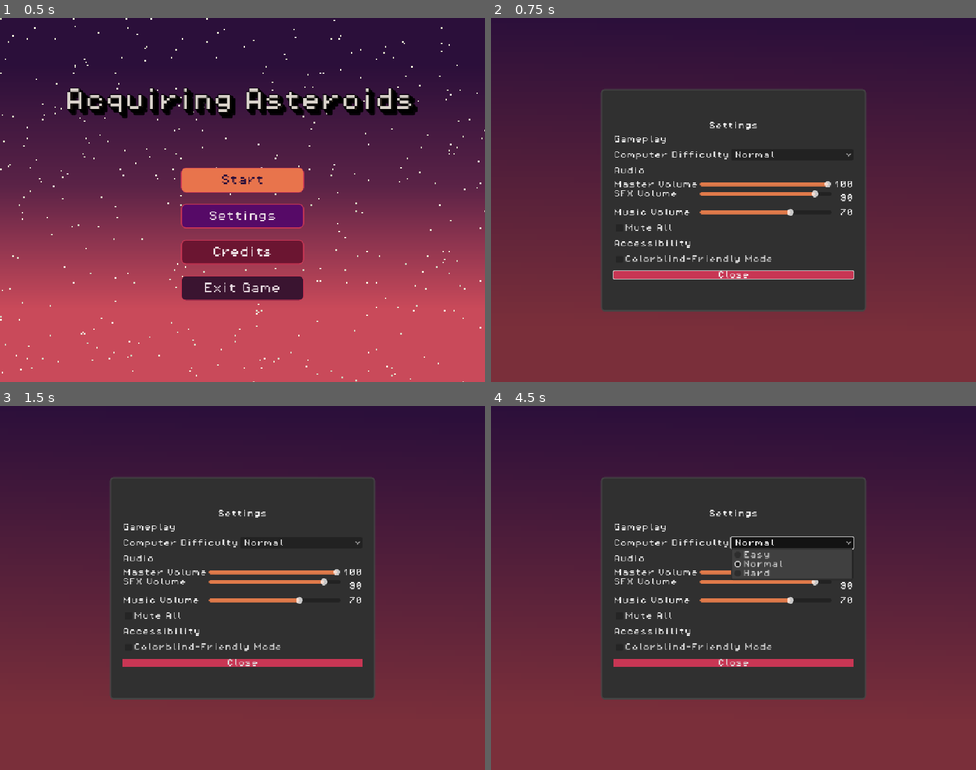
Above: before the commit, frames 1-4 (two rows, left to right).
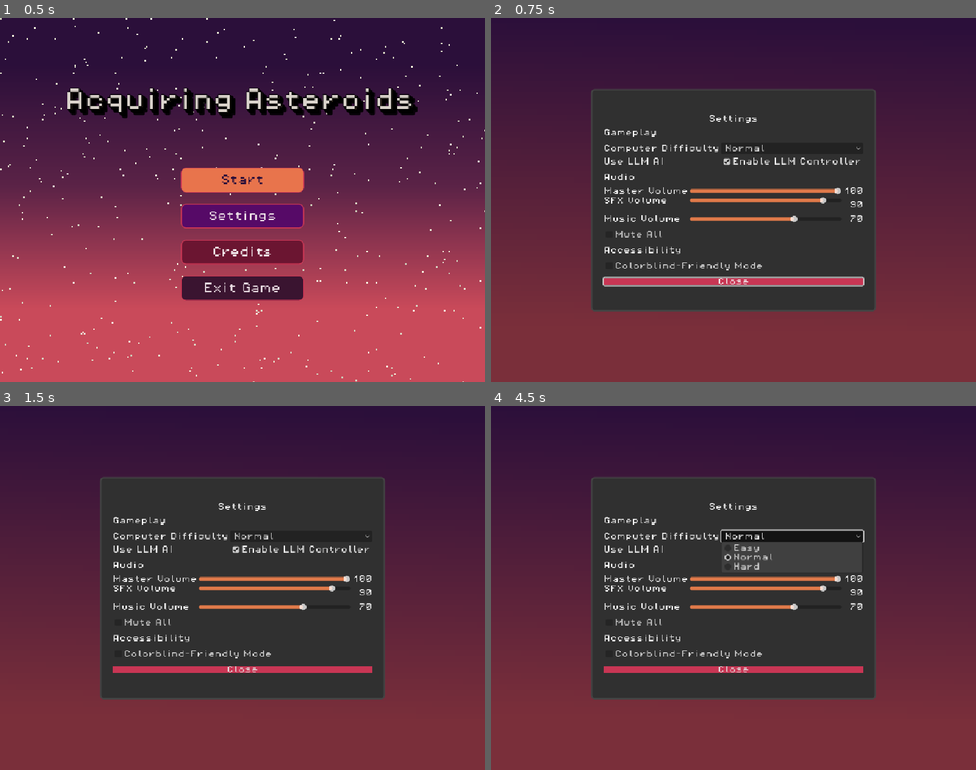
Above: after the commit, the same moments.

Repository: MissionToPsyche-Platinum/platinum_24d_game_psycheopoly-psb
Game: Godot game, scene res://scenes/StartMenu.tscn
Same seed, same stepped clock (60 frames per second), same inputs: the game is played once before the commit and once after it.
Inputs (mouse positions are in pixels of both pictures, inside the frame that each line leads up to):
- Up to frame 1 (0.5 s): no input
- Up to frame 2 (0.75 s): click "Settings" at 0.5 s
- Up to frame 3 (1.5 s): click "Credits" at 1.25 s
- Up to frame 4 (4.5 s): click (791, 547) at 2 s, where only the run after the commit has a clickable "Enable LLM Controller"; click "Start" at 2.75 s; click "Start" at 3.5 s; click "Normal" at 4.25 s

Frame 1 is identical in both runs. In frame 2, 8.7% of the frame differs, in the area x 20-80%, y 19-81%; in frame 3, 8.4%; in frame 4, 9.2%.

Commit message:
feat: LLM AI Controller Implementation

Diff:
--- a/scenes/SettingsMenu.tscn
+++ b/scenes/SettingsMenu.tscn
@@ -187,6 +187,17 @@
 popup/item_2/text = "Hard"
 popup/item_2/id = 2
 
+[node name="UseLlmAiLabel" type="Label" parent="Panel/Padding/Content/GameplayGrid"]
+unique_name_in_owner = true
+layout_mode = 2
+text = "Use LLM AI"
+
+[node name="UseLlmAiCheck" type="CheckBox" parent="Panel/Padding/Content/GameplayGrid"]
+unique_name_in_owner = true
+layout_mode = 2
+size_flags_horizontal = 3
+text = "Enable LLM Controller"
+
 [node name="AudioHeader" type="Label" parent="Panel/Padding/Content"]
 unique_name_in_owner = true
 layout_mode = 2
--- /dev/null
+++ b/scripts/core/ai_controller.gd
@@ -0,0 +1,288 @@
+extends Node
+
+const API_KEY = "AIzaSyBg-44QGHmuoL8s-tUWX9-HTSmyUj1jP0w"
+const API_URL = "https://generativelanguage.googleapis.com/v1beta/models/gemma-3-27b-it:generateContent?key="
+
+var http_request: HTTPRequest
+
+var _last_request_time: int = 0
+const MIN_REQUEST_INTERVAL_MSEC: int = 2100 # ~2.1 seconds to stay under 30 requests/minute
+
+func _ready():
+	# Create and configure the HTTPRequest node dynamically
+	http_request = HTTPRequest.new()
+	http_request.timeout = 25.0
+	add_child(http_request)
+	http_request.request_completed.connect(_on_request_completed)
+
+# Example game_state structure:
+# {
+#     "player_name": "AI Bot 1",
+#     "balance": 1500,
+#     "current_space": "Boardwalk",
+#     "can_buy_property": true,
+#     "property_id_on_space": "prop_boardwalk",
+#     "opponents": [{"name": "Player 2", "balance": 1200}]
+# }
+func take_turn(game_state_dictionary: Dictionary):
+	var current_time = Time.get_ticks_msec()
+	var elapsed = current_time - _last_request_time
+
+	if _last_request_time > 0 and elapsed < MIN_REQUEST_INTERVAL_MSEC:
+		var wait_time = (MIN_REQUEST_INTERVAL_MSEC - elapsed) / 1000.0
+		# Lock in the expected request time immediately for any parallel checks
+		_last_request_time = current_time + int((MIN_REQUEST_INTERVAL_MSEC - elapsed))
+
+		print("AiController: Pacing API requests (free tier limits). Waiting %.2f seconds..." % wait_time)
+		await get_tree().create_timer(wait_time).timeout
+	else:
+		_last_request_time = current_time
+
+	print("AiController: AI taking turn. Generating prompt...")
+
+	# Extract difficulty from dictionary and remove it so it's not confusing in the JSON dump
+	var diff = game_state_dictionary.get("difficulty", "Normal")
+	var is_in_jail = game_state_dictionary.get("is_in_jail", false)
+
+	# 1. Format the current game state into a text prompt
+	var prompt_text = "You are an AI playing a Monopoly-like board game.\n"
+	prompt_text += "You are playing as " + str(game_state_dictionary.get("player_name", "AI")) + " (Player ID: " + str(game_state_dictionary.get("player_index", -1)) + ").\n"
+	prompt_text += "The current difficulty is set to: " + diff + ".\n"
+
+	if diff == "Hard":
+		prompt_text += "Make very strategic, cutthroat decisions. Aggressively buy properties and try to bankrupt opponents.\n"
+	elif diff == "Easy":
+		prompt_text += "Play casually. Be less aggressive about buying properties.\n"
+
+	prompt_text += "Here is the current game state:\n"
+	prompt_text += JSON.stringify(game_state_dictionary, "\t")
+	prompt_text += '\nBased on this game state, choose the best action to take.\n'
+
+	if is_in_jail and not game_state_dictionary.get("has_rolled_dice", false):
+		prompt_text += 'RULES:\n'
+		prompt_text += '- You are currently in the Launch Pad (jail).\n'
+		prompt_text += '- You MUST choose ONE of the following actions to attempt escape:\n'
+		prompt_text += '  1. "roll_dice" to try rolling doubles (free, but costs a turn if you fail).\n'
+		prompt_text += '  2. "pay_jail" to pay $50 and escape immediately.\n'
+		var has_cards = game_state_dictionary.get("jail_cards", 0) > 0
+		if has_cards:
+			prompt_text += '  3. "use_jail_card" to use your Get Out card.\n'
+		prompt_text += 'You MUST output ONLY raw JSON formatted exactly like this:\n'
+		prompt_text += '{"action": "roll_dice"}\nOR\n{"action": "pay_jail"}'
+		if has_cards:
+			prompt_text += '\nOR\n{"action": "use_jail_card"}'
+		prompt_text += '\nDo not include any explanation or markdown formatting.\n'
+	else:
+		prompt_text += 'RULES:\n'
+		prompt_text += '- If "can_buy_property_here" is true, you should consider "buy_property".\n'
+		prompt_text += '- You can optionally propose a trade to another player using "propose_trade".\n'
+		prompt_text += '- If you do not want to or cannot buy a property or trade, you MUST choose "end_turn".\n\n'
+		prompt_text += 'You MUST output ONLY raw JSON formatted exactly like this:\n'
+		prompt_text += '{"action": "buy_property", "args": {"space_index": <int>}}'
+		prompt_text += '\nOR\n{"action": "propose_trade", "args": {"target_player_index": <int>, "offer_cash": <int>, "request_cash": <int>, "offered_properties": [<int>], "requested_properties": [<int>]}}'
+		prompt_text += '\nOR\n{"action": "end_turn"}'
+		prompt_text += '\nDo not include any explanation or markdown formatting.\n'
+	# 2. Construct the core content for the API request
+	var contents = [
+		{
+			"role": "user",
+			"parts": [{"text": prompt_text}]
+		}
+	]
+
+	# 3. Request body (No Tools dictionary since Gemma does not support them natively)
+	var body = {
+		"contents": contents
+	}
+
+	var json_body = JSON.stringify(body)
+	var headers = ["Content-Type: application/json"]
+
+	# Send the HTTP request
+	var error = http_request.request(API_URL + API_KEY, headers, HTTPClient.METHOD_POST, json_body)
+	if error != OK:
+		print("AiController: An error occurred in the HTTP request: ", error)
+		AiManager.execute_fallback()
+
+func _on_request_completed(result: int, response_code: int, headers: PackedStringArray, body: PackedByteArray):
+	if result != HTTPRequest.RESULT_SUCCESS:
+		print("AiController: API Network Request failed entirely! Result code: ", result)
+		AiManager.execute_fallback()
+		return
+
+	if response_code != 200:
+		print("AiController: API Request failed! HTTP Code: ", response_code)
+		print(body.get_string_from_utf8())
+		AiManager.execute_fallback()
+		return
+
+	var response_string = body.get_string_from_utf8()
+	print("AiController: Received raw response from Gemini:")
+	print(response_string)
+
+	var json = JSON.new()
+	var error = json.parse(response_string)
+
+	if error != OK:
+		print("AiController: Failed to parse JSON response")
+		if _is_evaluating_trade: _resolve_trade_fallback()
+		else: AiManager.execute_fallback()
+		return
+
+	var response_data = json.data
+
+	# Extract the JSON payload from the Model's text response
+	if response_data.has("candidates") and response_data["candidates"].size() > 0:
+		var candidate = response_data["candidates"][0]
+		if candidate.has("content") and candidate["content"].has("parts"):
+			var parts = candidate["content"]["parts"]
+			for part in parts:
+				if part.has("text"):
+					var raw_text = part["text"]
+					# Clean markdown
+					raw_text = raw_text.replace("```json", "").replace("```", "").strip_edges()
+
+					var inner_json = JSON.new()
+					var parse_err = inner_json.parse(raw_text)
+
+					if parse_err == OK and typeof(inner_json.data) == TYPE_DICTIONARY:
+						var action_dict = inner_json.data
+						if action_dict.has("action"):
+							var function_name = action_dict["action"]
+							var args = action_dict.get("args", {})
+
+							print("AiController: Gemma decided to call function: ", function_name, " with args: ", args)
+
+							if _is_evaluating_trade:
+								_is_evaluating_trade = false
+								if function_name == "accept_trade":
+									AiManager.ai_trade_accept.emit()
+								else:
+									AiManager.ai_trade_reject.emit()
+							else:
+								call_deferred("execute_action", function_name, args)
+							return
+					else:
+						print("AiController: Failed to parse inner JSON from text block: ", raw_text)
+
+	if _is_evaluating_trade: _resolve_trade_fallback()
+	else:
+		print("AiController: No valid action found in the response. Ending turn by default.")
+		AiManager.execute_fallback()
+
+func _resolve_trade_fallback():
+	_is_evaluating_trade = false
+	print("AiController: Failed to evaluate trade with LLM, rejecting by default.")
+	AiManager.ai_trade_reject.emit()
+
+# 7. Route to your game logic
+func execute_action(action_name: String, args: Dictionary):
+	match action_name:
+		"roll_dice":
+			print("AiController: Executing action: rolling dice")
+			if GameController.get_current_player().is_in_jail:
+				AiManager.ai_jail_roll_sequence()
+			else:
+				AiManager.ai_dice_roll.emit()
+
+		"pay_jail":
+			print("AiController: Executing action: pay jail")
+			AiManager.ai_jail_pay.emit(GameState.current_player_index)
+
+		"use_jail_card":
+			print("AiController: Executing action: use jail card")
+			AiManager.ai_jail_card.emit(GameState.current_player_index)
+
+		"buy_property":
+			var space_index = int(args.get("space_index", -1))
+			print("AiController: Executing action: buying property at space index ", space_index)
+
+			var is_valid_index = (space_index >= 0 and space_index < GameState.board.size())
+			var space = GameState.board[space_index] if is_valid_index else null
+			var can_buy_here = space != null and space is Ownable
+
+			if can_buy_here:
+				# Connect before emitting because purchase is resolved synchronously
+				if not GameController.action_completed.is_connected(_resume_ai_turn):
+					GameController.action_completed.connect(_resume_ai_turn, CONNECT_ONE_SHOT)
+
+				AiManager.ai_purchase.emit(space_index)
+			else:
+				print("AiController: Could not find valid purchasable property at space index: ", space_index)
+				AiManager.execute_fallback() # Fallback ending turn gracefully
+
+		"propose_trade":
+			var target_idx = int(args.get("target_player_index", -1))
+			var offer_cash = int(args.get("offer_cash", 0))
+			var request_cash = int(args.get("request_cash", 0))
+			var offer_props: Array[int] = []
+			var req_props: Array[int] = []
+
+			if args.has("offered_properties"):
+				for p in args["offered_properties"]:
+					offer_props.append(int(p))
+			if args.has("requested_properties"):
+				for p in args["requested_properties"]:
+					req_props.append(int(p))
+
+			print("AiController: Proposing trade to player ", target_idx, " offering $", offer_cash, " props:", offer_props, " for $", request_cash, " props:", req_props)
+
+			# Connect before emitting because trade may resolve synchronously or async
+			if not GameController.trade_finished.is_connected(_resume_ai_turn):
+				GameController.trade_finished.connect(_resume_ai_turn, CONNECT_ONE_SHOT)
+
+			AiManager.ai_trade_create.emit(GameState.current_player_index, target_idx, offer_cash, request_cash, offer_props, req_props)
+
+		"end_turn":
+			print("AiController: Executing action: ending turn")
+			AiManager.ai_turn_end()
+
+		_:
+			print("AiController: Unknown action received: ", action_name)
+			# Fallback
+			AiManager.execute_fallback()
+
+func _resume_ai_turn() -> void:
+	print("AiController: Action completed, resuming LLM AI turn...")
+	AiManager.ai_turn_mid()
+
+var _is_evaluating_trade: bool = false
+var _pending_trade_offer: Dictionary = {}
+
+func evaluate_trade(trade_offer: Dictionary, state_dict: Dictionary):
+	_is_evaluating_trade = true
+	_pending_trade_offer = trade_offer
+	print("AiController: Evaluating trade offer...")
+
+	# Rate limiter pacing
+	var current_time = Time.get_ticks_msec()
+	var elapsed = current_time - _last_request_time
+
+	if _last_request_time > 0 and elapsed < MIN_REQUEST_INTERVAL_MSEC:
+		var wait_time = (MIN_REQUEST_INTERVAL_MSEC - elapsed) / 1000.0
+		print("AiController: Pacing API requests (free tier limits). Waiting ", "%.2f" % wait_time, " seconds...")
+		await get_tree().create_timer(wait_time).timeout
+
+	# Recalculate
+	current_time = Time.get_ticks_msec()
+	_last_request_time = current_time
+
+	var prompt_text = "You are playing a Monopoly-style board game and received a trade offer.\n"
+	prompt_text += "You are playing as " + str(state_dict.get("player_name", "AI")) + " (Player ID: " + str(state_dict.get("player_index", -1)) + ").\n"
+	prompt_text += "Here is the current game state:\n"
+	prompt_text += JSON.stringify(state_dict, "\t")
+	prompt_text += "\nTrade details:\n"
+	prompt_text += JSON.stringify(trade_offer, "\t")
+	prompt_text += "\nDO you accept this trade? You MUST output ONLY raw JSON formatted exactly like this:\n"
+	prompt_text += '{"action": "accept_trade"}\nOR\n{"action": "reject_trade"}\n'
+	prompt_text += 'Do not include any explanation or markdown formatting.\n'
+
+	var contents = [{"role": "user", "parts": [{"text": prompt_text}]}]
+	var body = {"contents": contents}
+	var json_body = JSON.stringify(body)
+	var headers = ["Content-Type: application/json"]
+
+	var error = http_request.request(API_URL + API_KEY, headers, HTTPClient.METHOD_POST, json_body)
+	if error != OK:
+		print("AiController: HTTP request error during trade evaluation: ", error)
+		_resolve_trade_fallback()
--- a/scripts/core/ai_manager.gd
+++ b/scripts/core/ai_manager.gd
@@ -145,10 +145,18 @@
 
 	await get_tree().create_timer(duration, true).timeout
 
+var ai_controller_script = preload("res://scripts/core/ai_controller.gd")
+var _llm_ai_controller: Node = null
+
 func _ready() -> void:
 	rng = RandomNumberGenerator.new()
 	rng.randomize()
 
+	_llm_ai_controller = Node.new()
+	_llm_ai_controller.set_script(ai_controller_script)
+	_llm_ai_controller.name = "AiController"
+	add_child(_llm_ai_controller)
+
 	GameController.turn_setup_complete.connect(check_if_ai_turn)
 	ai_auction_turn.connect(ai_auction_decision)
 	ai_trade_turn.connect(ai_trade_decision)
@@ -161,12 +169,121 @@
 	ai_leaves_jail.connect(ai_turn_start)
 
 # Emits the ai turn start signal if the next player is AI
+# Fallback state vars
+var _fallback_state: String = ""
+var _last_space_num: int = -1
+
+func execute_fallback() -> void:
+	print("AiManager: LLM failed or disabled. Permanently falling back to decision tree from state: ", _fallback_state)
+
+	# Permanently disable LLM for the remainder of the match to prevent spamming broken API
+	GameState.use_llm_ai = false
+
+	match _fallback_state:
+		"jail":
+			ai_jail_decision()
+		"start":
+			ai_turn_start()
+		"mid":
+			ai_turn_mid()
+		"lands":
+			ai_lands_on_space(_last_space_num)
+		"unowned":
+			ai_lands_on_unowned_property(_last_space_num)
+		_:
+			print("AiManager: Unknown fallback state. Ending turn.")
+			ai_turn_end()
+
 func check_if_ai_turn(player_index) -> void:
 	if GameState.players[player_index].player_is_ai == true:
 		ai_turn_start()
 
+func get_ai_game_state(curr_player_idx: int) -> Dictionary:
+	var curr_player = GameState.players[curr_player_idx]
+
+	# Get info about the current space
+	var space = GameState.board[curr_player.board_space]
+	var can_buy = (space is Ownable) and not space.is_owned()
+
+	# Map out all owned properties for everyone
+	var all_owned_properties = {}
+	for i in range(GameState.players.size()):
+		all_owned_properties[i] = []
+
+	for p_space_idx in range(GameState.board.size()):
+		var bs = GameState.board[p_space_idx]
+		if bs is Ownable and bs.is_owned():
+			var owner_idx = bs.get_property_owner()
+			if all_owned_properties.has(owner_idx):
+				all_owned_properties[owner_idx].append({
+					"space_index": p_space_idx,
+					"name": bs._space_name
+				})
+
+	var opponents = []
+	for i in range(GameState.players.size()):
+		var p = GameState.players[i]
+		var bankrupt = p.is_bankrupt if "is_bankrupt" in p else false
+		if p != curr_player and not bankrupt:
+			opponents.append({
+				"player_index": i,
+				"name": p.player_name,
+				"balance": p.balance,
+				"space_index": p.board_space,
+				"owned_properties": all_owned_properties[i]
+			})
+
+	# Pass difficulty setting in the prompt
+	return {
+		"player_index": curr_player_idx,
+		"player_name": curr_player.player_name,
+		"balance": curr_player.balance,
+		"current_space_name": space._space_name,
+		"current_space_index": curr_player.board_space,
+		"has_rolled_dice": curr_player.has_rolled,
+		"is_in_jail": curr_player.is_in_jail,
+		"turns_in_jail": curr_player.turns_in_jail,
+		"jail_cards": curr_player.go_for_launch_cards,
+		"owned_properties": all_owned_properties[curr_player_idx],
+		"can_buy_property_here": can_buy,
+		"opponents": opponents
+	}
+
+func _run_llm_ai_turn() -> void:
+	_begin_ai_turn_context()
+	var curr_player_idx = GameState.current_player_index
+	var state_dict = get_ai_game_state(curr_player_idx)
+
+	if _llm_ai_controller:
+		print("AiManager: Handing off to LLM AI with state:")
+		print(JSON.stringify(state_dict, "\t"))
+		_llm_ai_controller.take_turn(state_dict)
+	else:
+		push_error("AiController not initialized correctly.")
+		ai_turn_start()
+
 # Actions that should occur at the start of the AI player's turn
 func ai_turn_start() -> void:
+	if GameState.use_llm_ai:
+		var acting_ai := _begin_ai_turn_context()
+		if not _is_same_ai_turn(acting_ai):
+			return
+
+		var current_player = GameController.get_current_player()
+		if current_player.is_in_jail:
+			_fallback_state = "jail"
+			_run_llm_ai_turn()
+			return
+
+		if not current_player.has_rolled:
+			await _ai_pause("pre_roll")
+			if not _is_same_ai_turn(acting_ai):
+				return
+			ai_dice_roll.emit()
+			return
+
+		return
+
 	print("AI Manager: AI turn start")
 
 	var acting_ai := _begin_ai_turn_context()
@@ -205,22 +322,32 @@
 
 	# Attempt to roll for doubles if still early in jail (< 2 turns)
 	if current_player.turns_in_jail < 2:
-		ai_jail_roll.emit(GameState.current_player_index)
-		await get_tree().process_frame  # Let jail popup process before rolling
-		await _ai_pause("pre_roll")
-		ai_dice_roll.emit()  # Actually trigger the dice roll
-		await GameController.player_rolled
-		if current_player.is_in_jail: # move on to middle of turn if still in jail, otherwise landing on a property will trigger first
-			ai_turn_mid()
-	elif GameController.get_current_player().go_for_launch_cards > 0:
+		ai_jail_roll_sequence()
+	elif current_player.go_for_launch_cards > 0:
 		ai_jail_card.emit(GameState.current_player_index)
 	else:
 		ai_jail_pay.emit(GameState.current_player_index)
+
+func ai_jail_roll_sequence():
+	var current_player = GameController.get_current_player()
+	ai_jail_roll.emit(GameState.current_player_index)
+	await get_tree().process_frame  # Let jail popup process before rolling
+	await _ai_pause("pre_roll")
+	ai_dice_roll.emit()  # Actually trigger the dice roll
+	await GameController.player_rolled
+	if current_player and current_player.is_in_jail: # move on to middle of turn if still in jail, otherwise landing on a property will trigger first
+		ai_turn_mid()
 
 
 
 # Controls logic for AI players landing on spaces, then moves the AI to the middle of its turn
 func ai_lands_on_space(space_num: int) -> void:
+	if GameState.use_llm_ai:
+		_fallback_state = "lands"
+		_last_space_num = space_num
+		_run_llm_ai_turn()
+		return
+
 	var acting_ai := active_ai_player_index
 	if not _is_same_ai_turn(acting_ai):
 		return
@@ -301,6 +428,12 @@
 
 # AI should choose between purchasing and auctioning here
 func ai_lands_on_unowned_property(space_num: int) -> void:
+	if GameState.use_llm_ai:
+		_fallback_state = "unowned"
+		_last_space_num = space_num
+		_run_llm_ai_turn()
+		return
+
 	var acting_ai := active_ai_player_index
 	if not _is_same_ai_turn(acting_ai):
 		return
@@ -377,6 +510,11 @@
 
 # AI should whether to trade or not here
 func ai_turn_mid() -> void:
+	if GameState.use_llm_ai:
+		_fallback_state = "mid"
+		_run_llm_ai_turn()
+		return
+
 	print("AI manager: AI moves to middle of turn")
 
 	var acting_ai := active_ai_player_index
@@ -574,9 +712,15 @@
 		ai_auction_pass.emit()
 # AI should decide whether to accept or decline a trade here
 func ai_trade_decision(trade_offer: Dictionary) -> void:
+	if GameState.use_llm_ai:
+		if _llm_ai_controller:
+			var player_idx = trade_offer.get("target_player", -1)
+			if player_idx != -1:
+				var state_dict = get_ai_game_state(player_idx)
+				_llm_ai_controller.evaluate_trade(trade_offer, state_dict)
+				return
+
 	var player = trade_offer.get("target_player", -1)
-
-
 	var value_offered = trade_offer.get("offer_cash", 0)
 	var offered_spaces = trade_offer.get("offered_spaces", [])
 	for i in range(offered_spaces.size()):
--- a/scripts/core/board.gd
+++ b/scripts/core/board.gd
@@ -1038,6 +1038,10 @@
 
 
 func _on_piece_space_changed(space_num: int) -> void:
+	# Keep the global player state accurately synced with the piece's physical location!
+	if GameState.current_player_index >= 0 and GameState.current_player_index < GameState.players.size():
+		GameState.players[GameState.current_player_index].board_space = space_num
+
 	# Only update panel if no tile selected
 	if not is_tile_selected and space_info_panel:
 		space_info_panel.update_space_display(space_num)
--- a/scripts/core/game_state.gd
+++ b/scripts/core/game_state.gd
@@ -7,6 +7,9 @@
 ## Valid values (for now): "Easy", "Normal", "Hard"
 ## Default to "Normal" so Start Menu can initialize its OptionButton.
 var difficulty: String = "Normal"
+
+# Feature toggle for AI Controller
+var use_llm_ai: bool = true
 
 # Contains the board data model
 var board: Array[GameSpace] = []
--- a/scripts/ui/settings_menu.gd
+++ b/scripts/ui/settings_menu.gd
@@ -24,7 +24,8 @@
 @onready var close_button: Button = %CloseButton
 @onready var colorblind_check: CheckBox = %ColorblindCheck
 
-@onready var computer_difficulty_option: OptionButton = %ComputerDifficultyOption
+@onready var computer_difficulty_option: OptionButton = %DifficultyOption
+@onready var use_llm_ai_check: CheckBox = %UseLlmAiCheck
 
 var _last_master_volume: float = 80.0
 var _last_sfx_volume: float = 80.0
@@ -130,7 +131,11 @@
 	if not colorblind_check.toggled.is_connected(_on_colorblind_toggled):
 		colorblind_check.toggled.connect(_on_colorblind_toggled)
 
-
+	if computer_difficulty_option and not computer_difficulty_option.item_selected.is_connected(_on_difficulty_selected):
+		computer_difficulty_option.item_selected.connect(_on_difficulty_selected)
+
+	if use_llm_ai_check and not use_llm_ai_check.toggled.is_connected(_on_use_llm_ai_toggled):
+		use_llm_ai_check.toggled.connect(_on_use_llm_ai_toggled)
 
 # opwn and close menu for both pause menu and start screen
 
@@ -140,6 +145,18 @@
 	# Refresh values every time menu opens in case something changed elsewhere
 	_load_audio_settings_into_ui()
 	colorblind_check.button_pressed = SettingsManager.is_colorblind_enabled()
+
+	if use_llm_ai_check:
+		use_llm_ai_check.button_pressed = GameState.use_llm_ai
+
+	if computer_difficulty_option:
+		var diff = GameState.difficulty
+		if diff == "Easy":
+			computer_difficulty_option.selected = 0
+		elif diff == "Hard":
+			computer_difficulty_option.selected = 2
+		else:
+			computer_difficulty_option.selected = 1
 
 	# If opened while the game is paused, this menu must still process input
 	if _pause_context:
@@ -308,6 +325,19 @@
 	SettingsManager.set_colorblind_mode(enabled)
 	print("Colorblind mode:", enabled)
 
+func _on_difficulty_selected(index: int) -> void:
+	if index == 0:
+		GameState.difficulty = "Easy"
+	elif index == 2:
+		GameState.difficulty = "Hard"
+	else:
+		GameState.difficulty = "Normal"
+	print("Difficulty set to:", GameState.difficulty)
+
+func _on_use_llm_ai_toggled(enabled: bool) -> void:
+	GameState.use_llm_ai = enabled
+	print("Use LLM AI:", enabled)
+
 
 func _on_close_pressed() -> void:
 	close_menu()
Not shown, added: scripts/core/ai_controller.gd.uid
